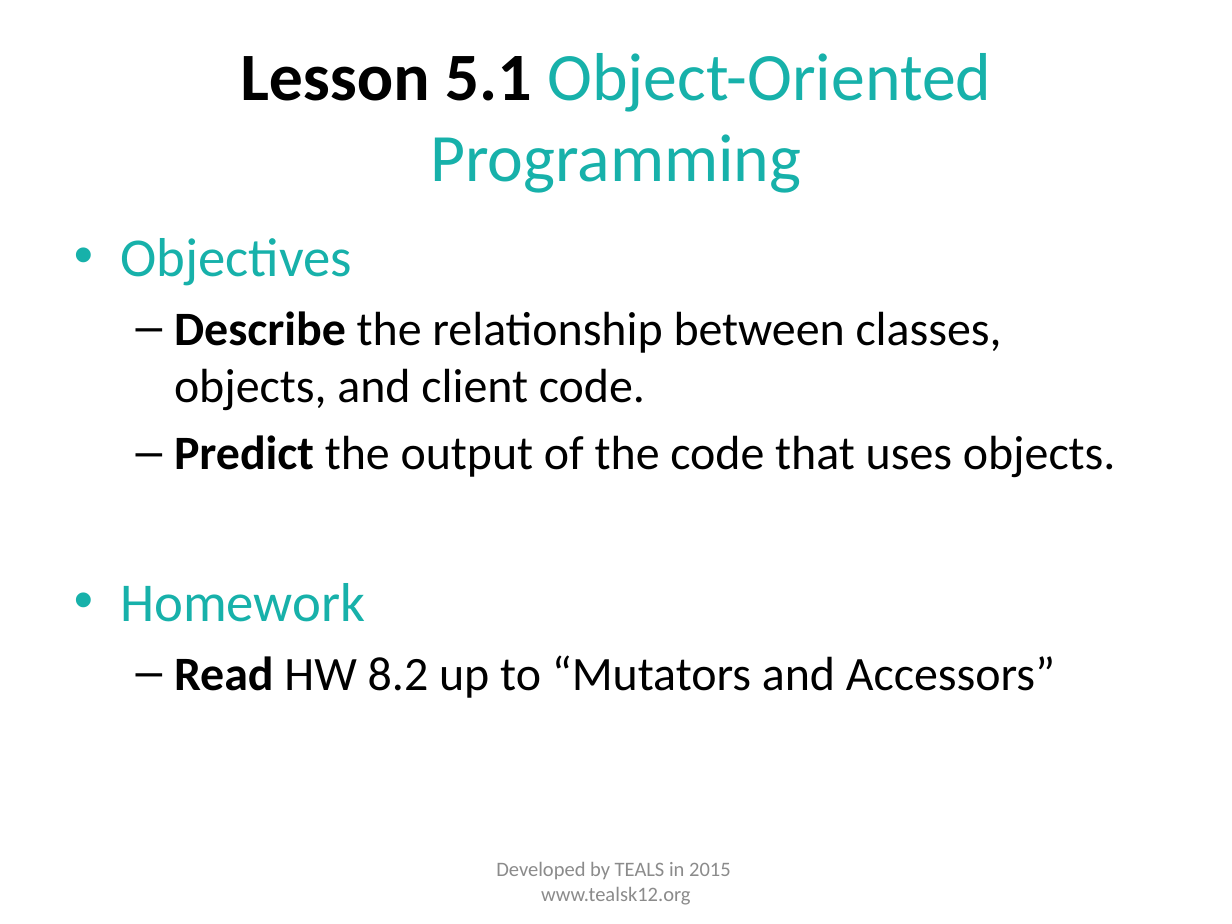
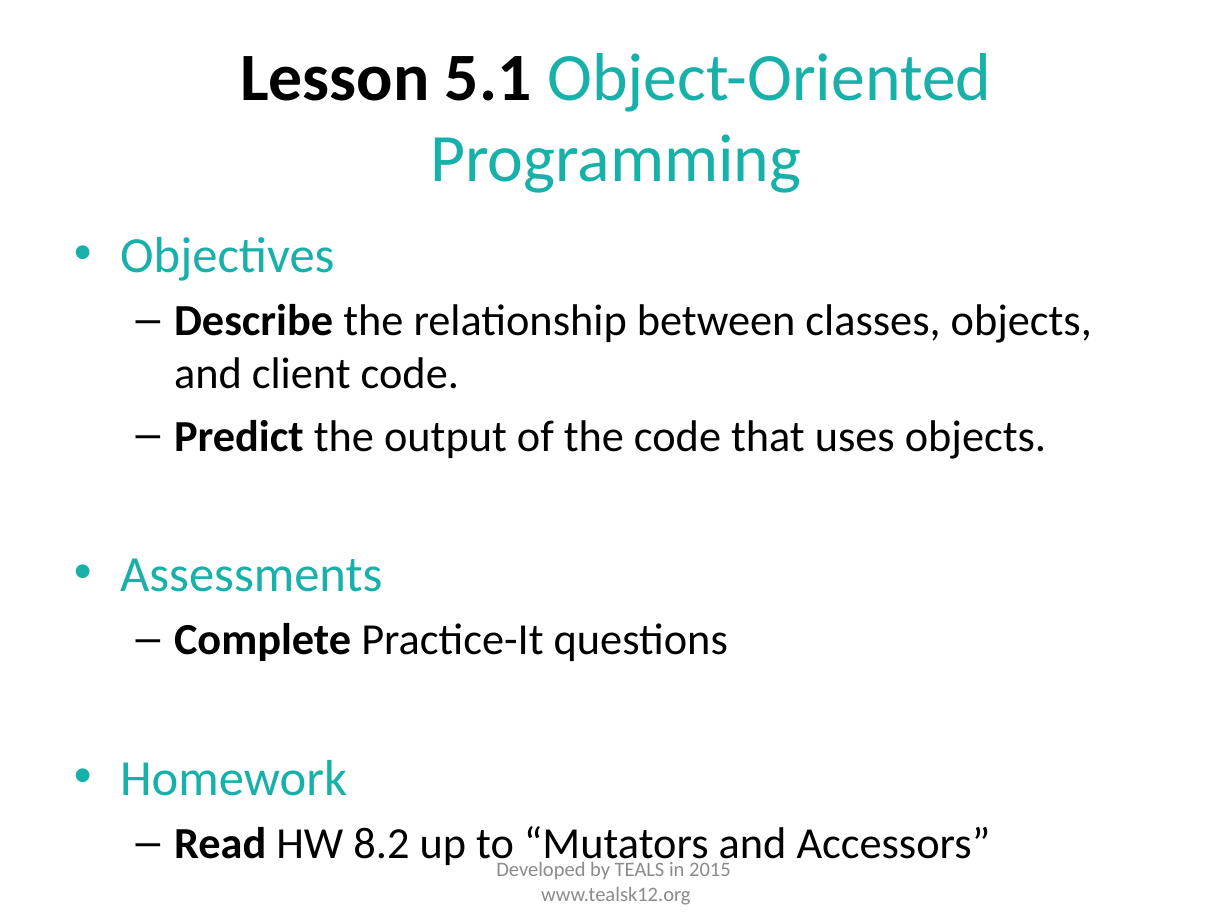
Before and after one commit to TEALSK12/apcsa-public, a slide deck: slide 2 of curriculum/Unit5/Unit 5 Slides.pptx. Drawn at 1232x924 pixels with LibreOffice and Linux fonts; fonts in the diff are those of the drawing. Boxes give left, top, right and bottom in pixels: in the first picture for what was removed or moved away, otherwise in the second. Text is boxed around its words. In the diff, an @@ line names an element or a change of style, - is before the commit and + after.

```diff
--- a/curriculum/Unit5/Unit 5 Slides.pptx
+++ b/curriculum/Unit5/Unit 5 Slides.pptx
@@ text at bbox=[120, 237, 1092, 870]: size 32 to 29.6 pt in "Objectives", "Homework"; size 28 to 25.9 pt in "Describe the relationship between classes, objects, and ...", "Predict the output of the code that ...", "Read HW 8.2 up to “Mutators and ..." @@
@@ text at bbox=[120, 558, 728, 661]: paragraphs added @@
+• Assessments
+  – Complete Practice-It questions
```
Also in this commit, not shown: 1 other slide changed, 21 other files.
